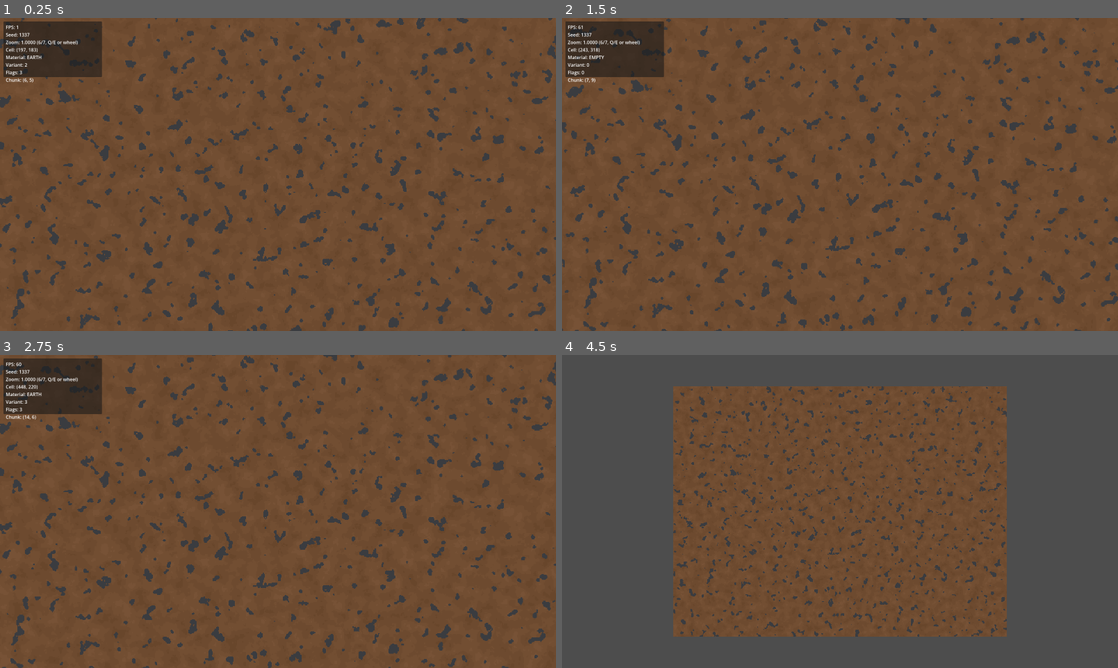
Above: before the commit, frames 1-4 (two rows, left to right).
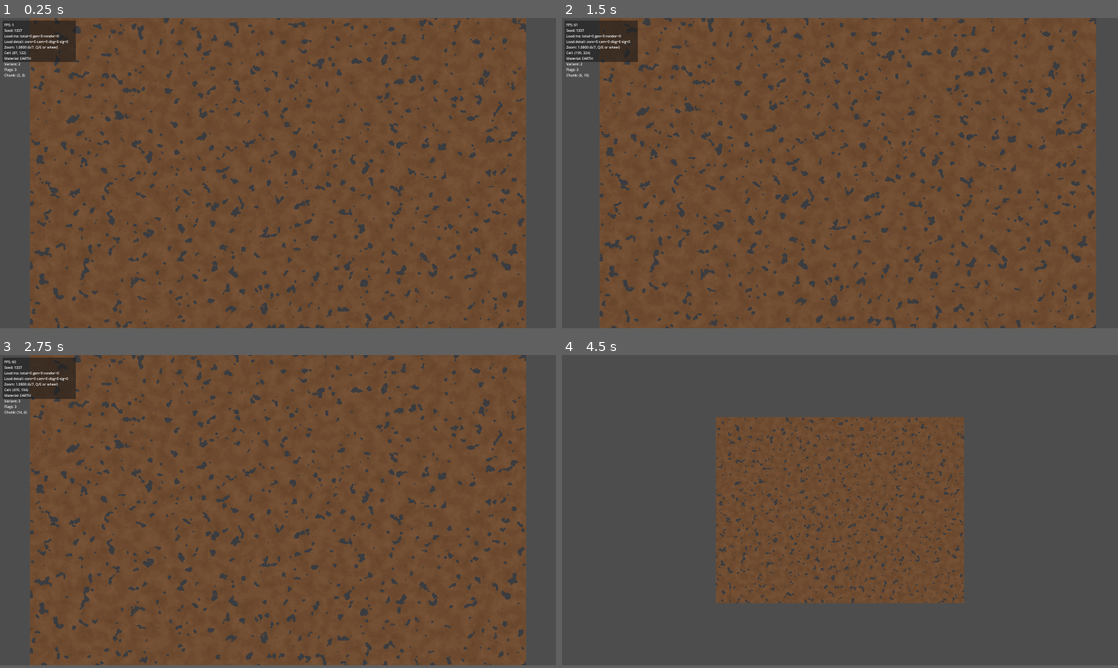
Above: after the commit, the same moments.

Repository: Kanturna/Diggy
Game: Godot game, scene res://main/Main.tscn
Two runs of this game, one before a commit and one after it. Both use one fixed random seed, a clock stepped at 60 frames per second and the inputs below.
Inputs (mouse positions are in pixels of both pictures, inside the frame that each line leads up to):
- Up to frame 1 (0.25 s): no input
- Up to frame 2 (1.5 s): tap Enter at 0.5 s; move the mouse to (962, 158) at 0.52 s; tap S (camera_down) at 0.6 s; click (962, 158) at 0.67 s; tap Space at 1.25 s; move the mouse to (728, 190) at 1.27 s; tap A (camera_left) at 1.35 s; click (728, 190) at 1.42 s
- Up to frame 3 (2.75 s): tap Enter at 2 s; move the mouse to (333, 442) at 2.02 s; tap D (camera_right) at 2.1 s; click (333, 442) at 2.17 s
- Up to frame 4 (4.5 s): tap Space at 2.75 s; move the mouse to (812, 574) at 2.77 s; tap Shift (camera_speed) at 2.85 s; click (812, 574) at 2.92 s; tap Enter at 3.5 s; move the mouse to (1006, 558) at 3.52 s; tap W (camera_up) at 3.6 s; click (1006, 558) at 3.67 s; tap F3 (debug_toggle) at 4.15 s; move the mouse to (673, 464) at 4.27 s; tap Q (camera_zoom_in) at 4.35 s; click (673, 464) at 4.42 s
In our replay, the window is 800x450 before the commit and 800x446 after it. These sizes can differ from the game's own. Grey fills any space a smaller window leaves; there, only what the larger window draws over its background counts as a difference.

The runs differ from the first frame. In frame 1, 23% of the frame differs, in the area x 0-100%, y 0-100%; in frame 2, 22%; in frame 3, 23%; in frame 4, 23%, in the area x 20-80%, y 10-90%.

Commit message:
loading time fix 3

Diff:
--- a/debug/DebugOverlay.gd
+++ b/debug/DebugOverlay.gd
@@ -9,11 +9,15 @@
 var world: WorldModel
 var renderer: WorldMaterialRenderer
 var is_visible_overlay := true
+var startup_timings := {}
 
 func setup(world_model: WorldModel, world_renderer: WorldMaterialRenderer) -> void:
 	world = world_model
 	renderer = world_renderer
 	visible = is_visible_overlay
+
+func set_startup_timings(timings: Dictionary) -> void:
+	startup_timings = timings.duplicate()
 
 func _process(_delta: float) -> void:
 	if Input.is_action_just_pressed(Config.DEBUG_TOGGLE_ACTION):
@@ -33,6 +37,22 @@
 	var camera := get_viewport().get_camera_2d()
 	lines.append("FPS: %d" % Engine.get_frames_per_second())
 	lines.append("Seed: %d" % world.seed)
+	if not startup_timings.is_empty():
+		lines.append(
+			"Load ms: total=%d gen=%d render=%d" % [
+				int(startup_timings.get("ready_total_ms", 0)),
+				int(startup_timings.get("world_generate_ms", 0)),
+				int(startup_timings.get("renderer_setup_ms", 0)),
+			]
+		)
+		lines.append(
+			"Load detail: core=%d cam=%d dbg=%d sig=%d" % [
+				int(startup_timings.get("world_core_ms", 0)),
+				int(startup_timings.get("camera_setup_ms", 0)),
+				int(startup_timings.get("debug_setup_ms", 0)),
+				int(startup_timings.get("signal_connect_ms", 0)),
+			]
+		)
 	if camera != null:
 		var zoom_levels := Config.CAMERA_ZOOM_LEVELS
 		var zoom_level_index := zoom_levels.find(camera.zoom.x)
--- a/main/Main.gd
+++ b/main/Main.gd
@@ -12,15 +12,37 @@
 var renderer: WorldMaterialRenderer
 var camera_controller: CameraController
 var debug_overlay: DebugOverlay
+var _startup_timings := {}
 
 func _ready() -> void:
+	var startup_begin_ms := Time.get_ticks_msec()
 	_setup_input_map()
+	var step_begin_ms := Time.get_ticks_msec()
 	_setup_world_core()
+	_startup_timings["world_core_ms"] = Time.get_ticks_msec() - step_begin_ms
+
+	step_begin_ms = Time.get_ticks_msec()
 	_generate_world()
+	_startup_timings["world_generate_ms"] = Time.get_ticks_msec() - step_begin_ms
+
+	step_begin_ms = Time.get_ticks_msec()
 	_setup_renderer()
+	_startup_timings["renderer_setup_ms"] = Time.get_ticks_msec() - step_begin_ms
+
+	step_begin_ms = Time.get_ticks_msec()
 	_setup_camera()
+	_startup_timings["camera_setup_ms"] = Time.get_ticks_msec() - step_begin_ms
+
+	step_begin_ms = Time.get_ticks_msec()
 	_setup_debug()
+	_startup_timings["debug_setup_ms"] = Time.get_ticks_msec() - step_begin_ms
+
+	step_begin_ms = Time.get_ticks_msec()
 	_connect_signals()
+	_startup_timings["signal_connect_ms"] = Time.get_ticks_msec() - step_begin_ms
+	_startup_timings["ready_total_ms"] = Time.get_ticks_msec() - startup_begin_ms
+	if debug_overlay != null:
+		debug_overlay.set_startup_timings(_startup_timings)
 
 func _process(_delta: float) -> void:
 	_on_chunks_dirtied()
--- a/project.godot
+++ b/project.godot
@@ -16,10 +16,9 @@
 
 [display]
 
-window/size/viewport_width=1920
-window/size/viewport_height=1080
+window/size/viewport_width=2580
+window/size/viewport_height=1440
 window/stretch/mode="viewport"
-window/stretch/aspect="keep"
 window/stretch/scale_mode="integer"
 
 [rendering]
